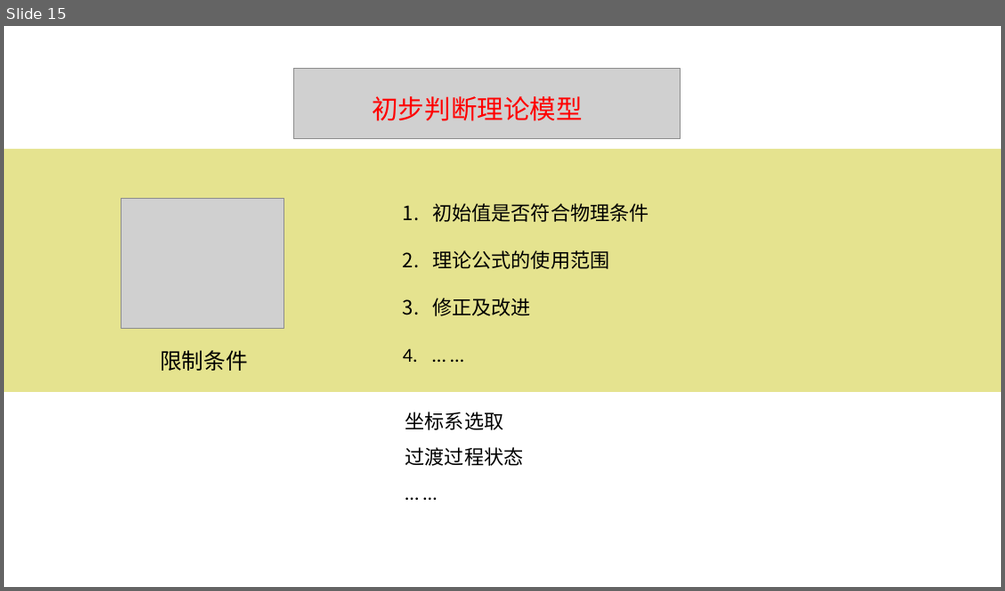
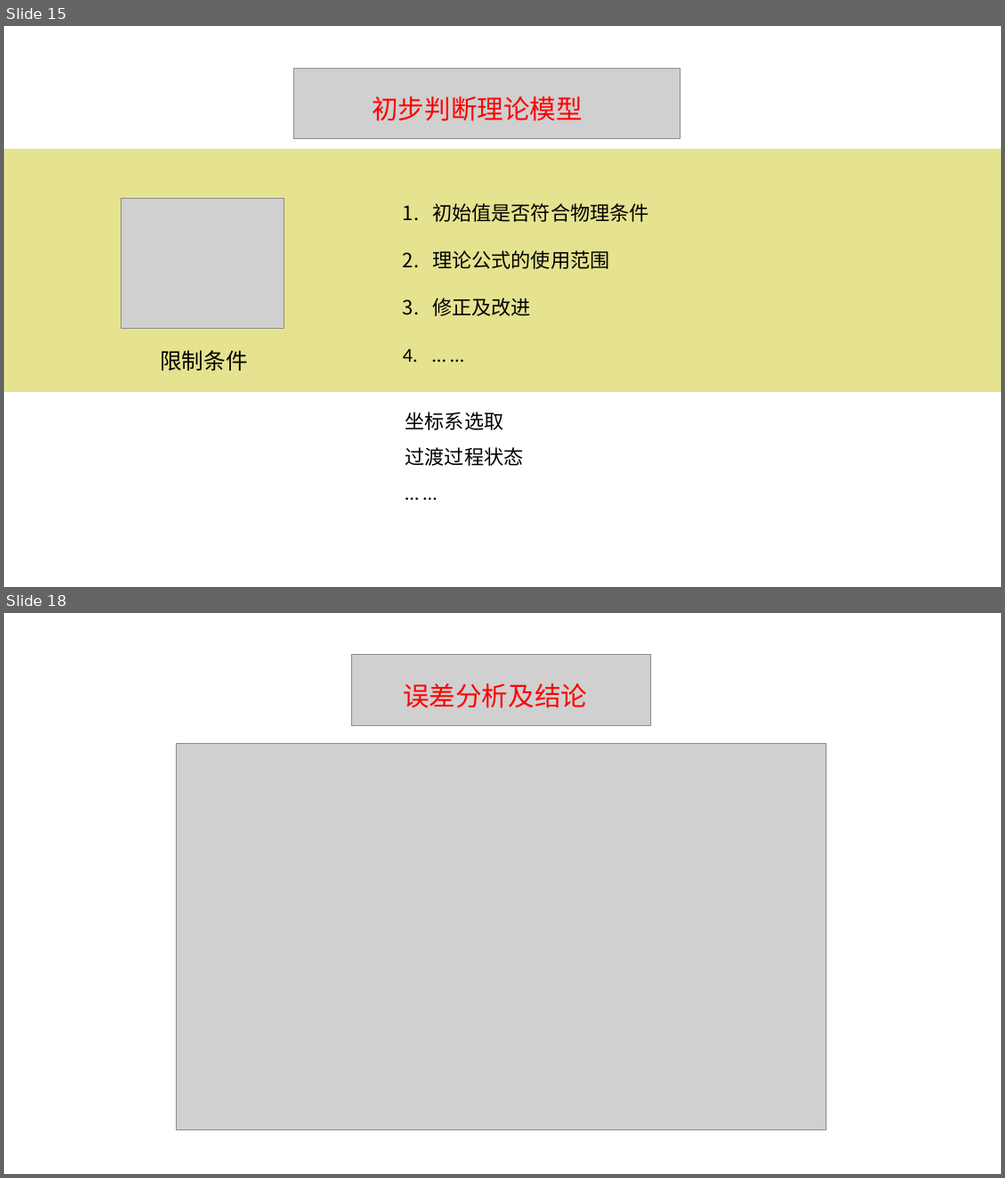
Before and after one commit to sybcfq100/MatlabForGit, a slide deck: 物理实验技能.pptx. Shown one above the other, each under a label of ours: slide 15 before the commit, slides 15 and 18 after it; the slides between them are not shown. The pictures are 1005x591 and 1005x1178 pixels, drawn with LibreOffice and Linux fonts; fonts in the diff are those of the drawing; grey boxes stand for pictures. Boxes give left, top, right and bottom in pixels: in the first picture for what was removed or moved away, otherwise in the second. Text is boxed around its words. In the diff, an @@ line names an element or a change of style, - is before the commit and + after.

```diff
--- a/物理实验技能.pptx
+++ b/物理实验技能.pptx
@@ slide 18 added at (4, 613, 1001, 1174), background #FFFFFF @@
@@ picture added at (351, 655, 651, 726) @@
@@ text added at (403, 683, 587, 708), 24 pt, text #FF0000 @@
+误差分析及结论
@@ picture added at (176, 743, 825, 1130) @@
```
Also in this commit, not shown: 2 slides changed, 3 other slides added, 10 slides removed.
